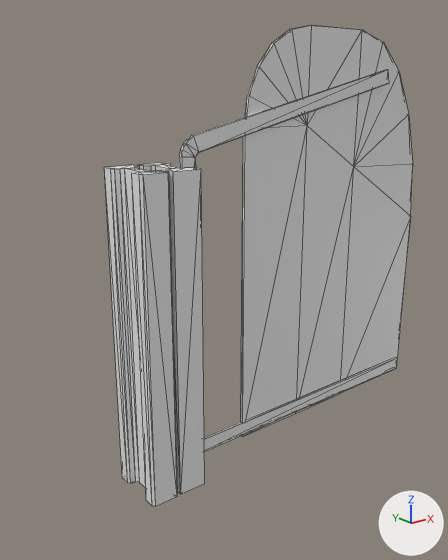
Renders of the OBJ model models/lms_post_rail_backplate_mid.obj from each side of a commit.
Camera for both pictures: a 50 mm camera at (-0.42, -1.97, 1.22) aimed at (0.84, -0.39, 0.59). The axes (+X, +Y, +Z) are drawn at lower right. The lights are the same throughout. Mesh edges are drawn as thin lines. Where no turn or scale is listed for an object, it has been applied to the vertices.

Names of what the first picture shows: 'backplate_railpost_mid_Cube.027'.
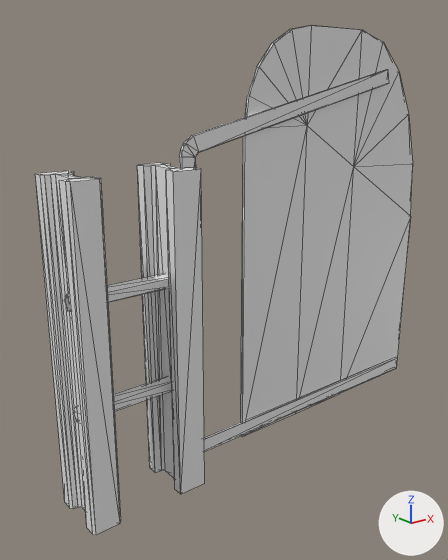
The change, as a list of edits to the scene's bpy script:
```text
Change me_backplate_railpost_mid_cube_027:
    used by ob_backplate_railpost_mid_cube_027; location = (0.0, 0.0, 0.0)
    remove me_backplate_railpost_mid_cube_027.from_pydata(...)  # 184 vertices, 340 faces; spans x 0.404..1.825, y -0.595..-0.394, z -0.025..1.405
    add me_backplate_railpost_mid_cube_027.from_pydata(...)  # 204 vertices, 372 faces; spans x 0.204..1.825, y -0.595..-0.394, z -0.025..1.405
    me_backplate_railpost_mid_cube_027 part 1: a new loose piece, a 5-sided cylinder along x spanning x 0.225..0.575, y -0.52..-0.475, z 0.31..0.357, in mat_post (white #e7e7e7)
    me_backplate_railpost_mid_cube_027 part 2: a new loose piece, a 5-sided cylinder along x spanning x 0.225..0.575, y -0.52..-0.475, z 0.643..0.69, in mat_post (white #e7e7e7)
    me_backplate_railpost_mid_cube_027 part 3
    40 vertices in x 0.404..0.496, y -0.595..-0.405, z 0.0..1.0 move by (-0.2, 0.0, 0.0)
```

What differs and where, as boxes [x1, y1, x2, y2] in the pictures (448 x 560 px; the box of a moved part takes in the faces that stretch with it):
'backplate_railpost_mid_Cube.027', reshaped (22% wider, 6% taller): before [104, 26, 413, 506]; after [35, 26, 413, 535]
part 1 of me_backplate_railpost_mid_cube_027, added: after [74, 376, 172, 422]
part 2 of me_backplate_railpost_mid_cube_027, added: after [65, 273, 169, 311]
part 3 of me_backplate_railpost_mid_cube_027, moved or reshaped: before [104, 165, 178, 506]; after [35, 171, 121, 535]
